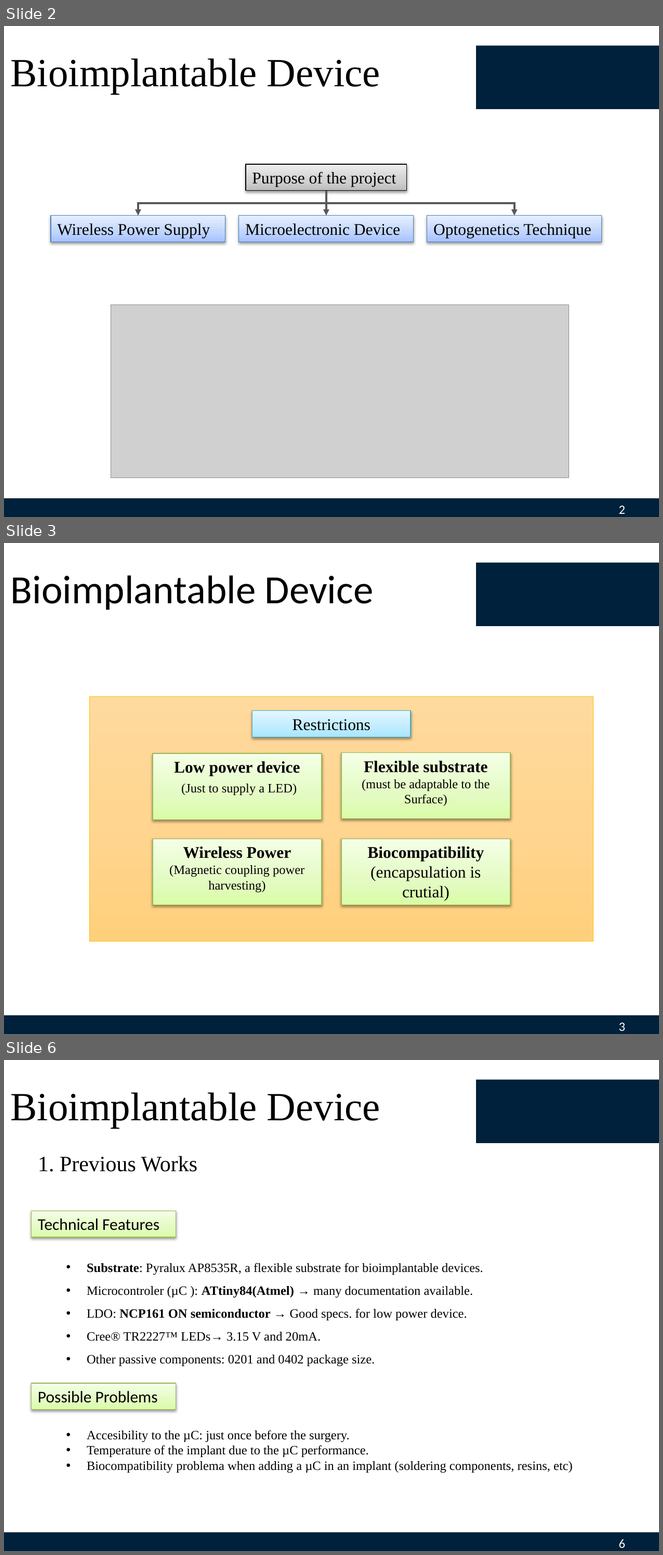
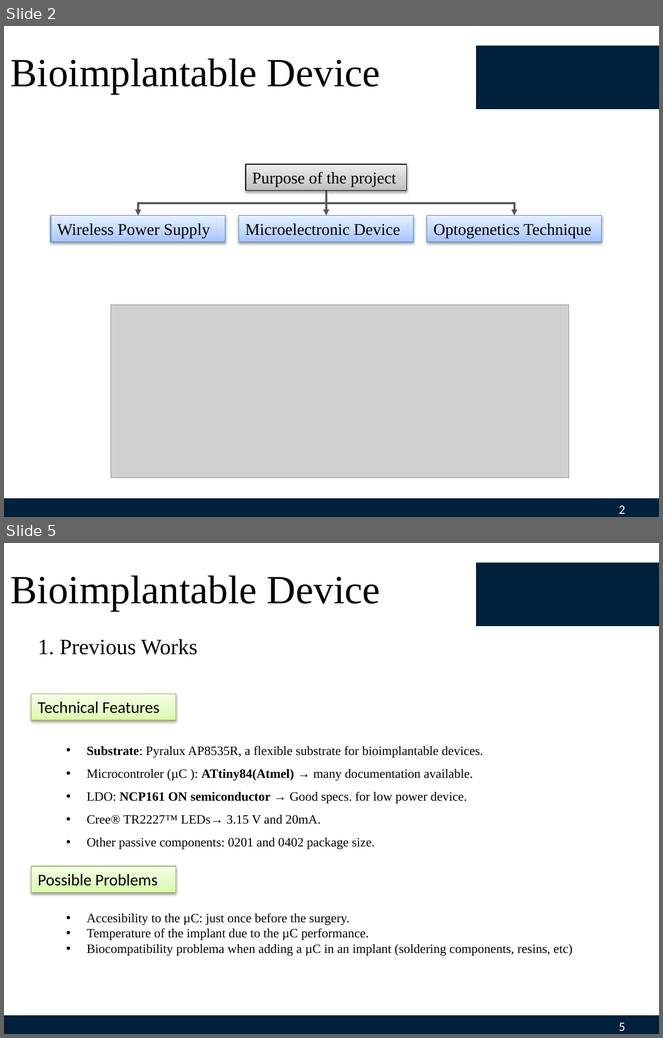
Before and after one commit to GGChe/Bioimplantable_Device, a slide deck: Individual_Contribution/GabrielGaleote/May 15th/May15th.pptx. Shown one above the other, each under a label of ours: slides 2, 3 and 6 before the commit, slides 2 and 5 after it; the slides between them are not shown. The pictures are 663x1555 and 663x1038 pixels, drawn with LibreOffice and Linux fonts; fonts in the diff are those of the drawing; grey boxes stand for pictures; background and template pictures are left out. Boxes give left, top, right and bottom in pixels: in the first picture for what was removed or moved away, otherwise in the second. Text is boxed around its words. In the diff, an @@ line names an element or a change of style, - is before the commit and + after.

```diff
--- a/Individual_Contribution/GabrielGaleote/May 15th/May15th.pptx
+++ b/Individual_Contribution/GabrielGaleote/May 15th/May15th.pptx
@@ slide 3 removed at bbox=[4, 543, 659, 1034], background #FFFFFF; not listed: 3 template elements that a slide beside it also shows @@
@@ title removed at bbox=[11, 575, 373, 610] @@
-Bioimplantable Device
@@ rectangle removed at bbox=[90, 696, 594, 941] @@
@@ rectangle removed at bbox=[253, 711, 411, 737] @@
-Restrictions
@@ rectangle removed at bbox=[153, 753, 322, 820] @@
-Low power device
-(Just to supply a LED)
@@ rectangle removed at bbox=[341, 753, 510, 819] @@
-Flexible substrate
-(must be adaptable to the Surface)
@@ rectangle removed at bbox=[153, 839, 322, 905] @@
-Wireless Power
-(Magnetic coupling power harvesting)
@@ rectangle removed at bbox=[341, 839, 510, 905] @@
-Biocompatibility
-(encapsulation is crutial)
@@ what was slide 6 is now slide 5 @@
@@ page number at bbox=[619, 1023, 625, 1031]: text changed @@
-6
+5
```
Also in this commit, not shown: 1 slide changed, 2 slides added, 7 other slides removed.
